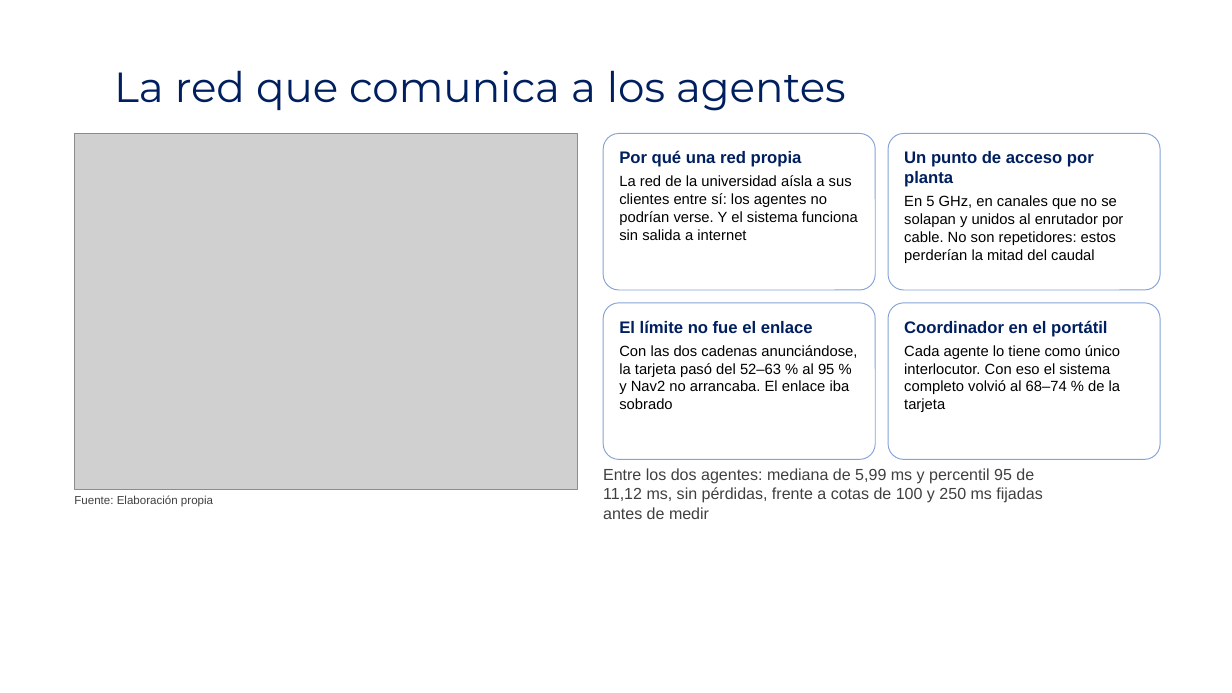
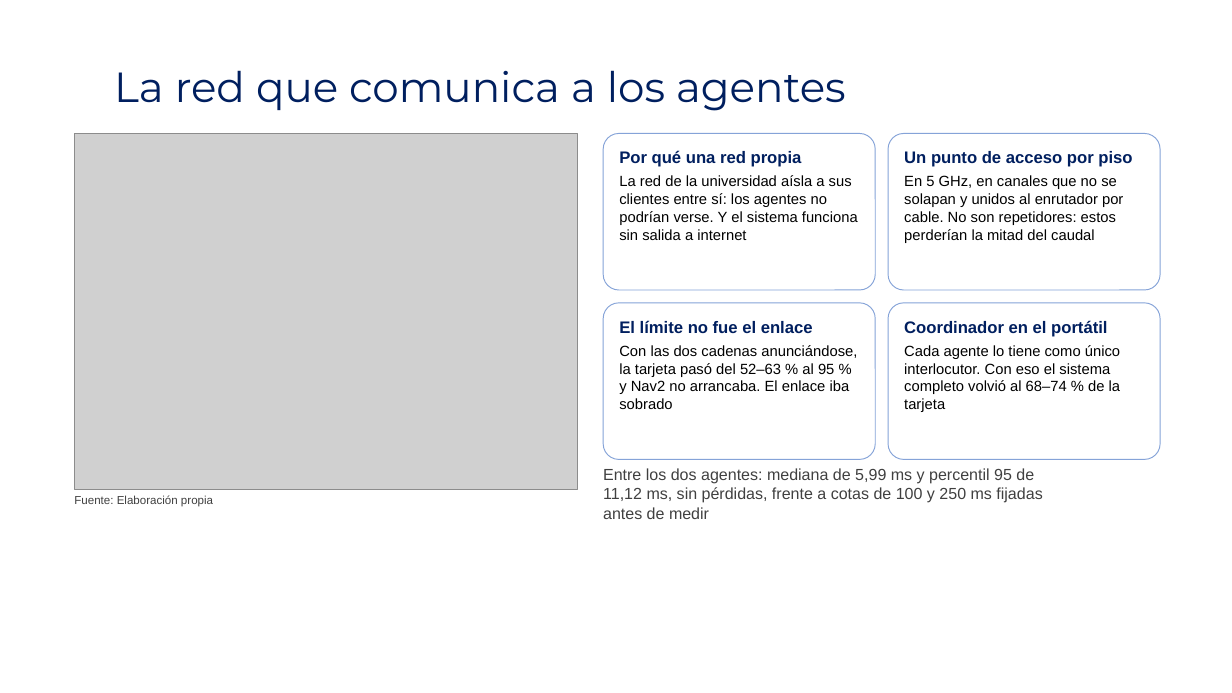
Before and after one commit to shdeza12/Collaborative-Mobile-Robot-System-for-Indoor-Navigation-Assistance-in-Multi-Level-Environments, a slide deck: slide 21 of Documentos/Presentacion/Presustentacion.pptx. Drawn at 1232x693 pixels with LibreOffice and Linux fonts; fonts in the diff are those of the drawing; grey boxes stand for pictures; background and template pictures are left out. Boxes give left, top, right and bottom in pixels: in the first picture for what was removed or moved away, otherwise in the second. Text is boxed around its words. In the diff, an @@ line names an element or a change of style, - is before the commit and + after.

Commit message:
El documento y la presentación dicen «el usuario» y «piso», y la tabla de términos queda en el repositorio
- Documento recortado: «el usuario» en lugar de «la persona» y «el visitante», y «piso» en lugar de «planta» y «nivel». Se conservan los objetivos oficiales, la métrica de continuidad entre niveles, las personas que no son el usuario y la planta como plano. Ninguna cifra cambia, y sigue en 80 páginas.
- El glosario define al usuario, y el resumen y el abstract dicen lo mismo.
- Versión larga: «el usuario» y «piso» en sus capítulos propios; «vehículo» y «nivel» siguen hasta fundirla con la recortada.
- Presentación y figura de topología con los mismos términos.
- Documentos/TERMINOS.md: la tabla de términos, lo que se conserva, dónde aplica y cómo comprobarlo. Entra al índice de guías, al plan, a la cronología y al sitio, que también trae las definiciones.
- generar_semanas.py aplica «piso» y deja intactas las citas entre comillas.

```diff
--- a/Documentos/Presentacion/Presustentacion.pptx
+++ b/Documentos/Presentacion/Presustentacion.pptx
@@ text in rounded rectangle at box(904, 151, 1132, 167): text changed @@
-Un punto de acceso por planta
+Un punto de acceso por piso
```
Also in this commit, not shown: 6 other slides changed, 36 other files.
